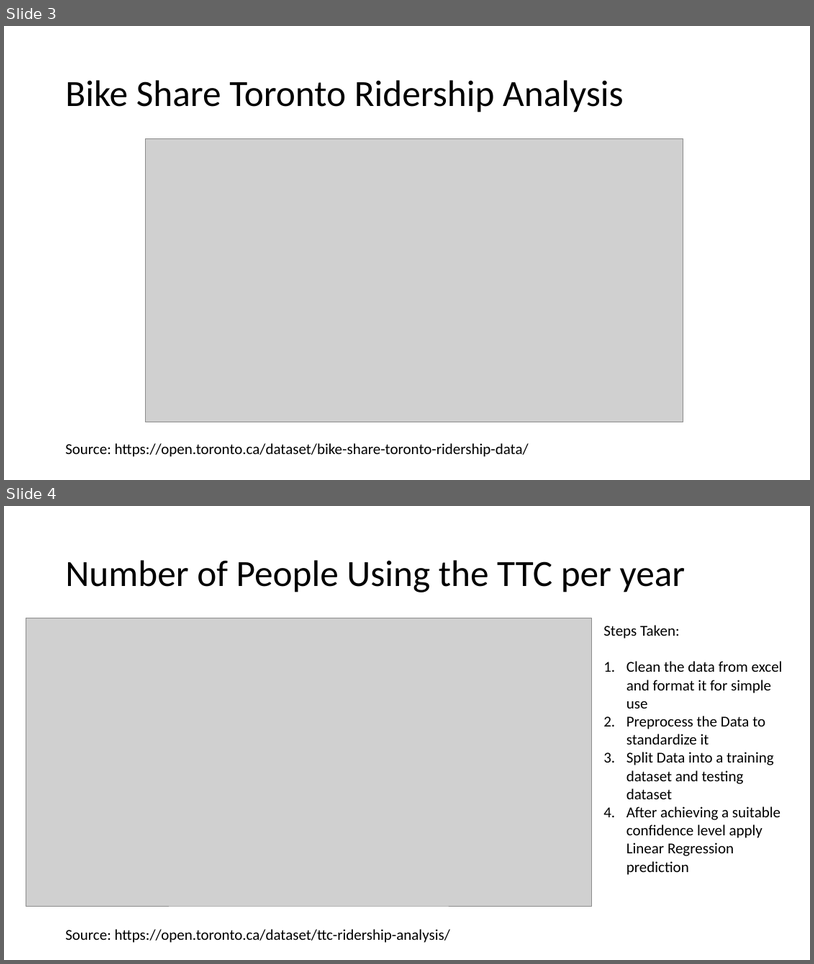
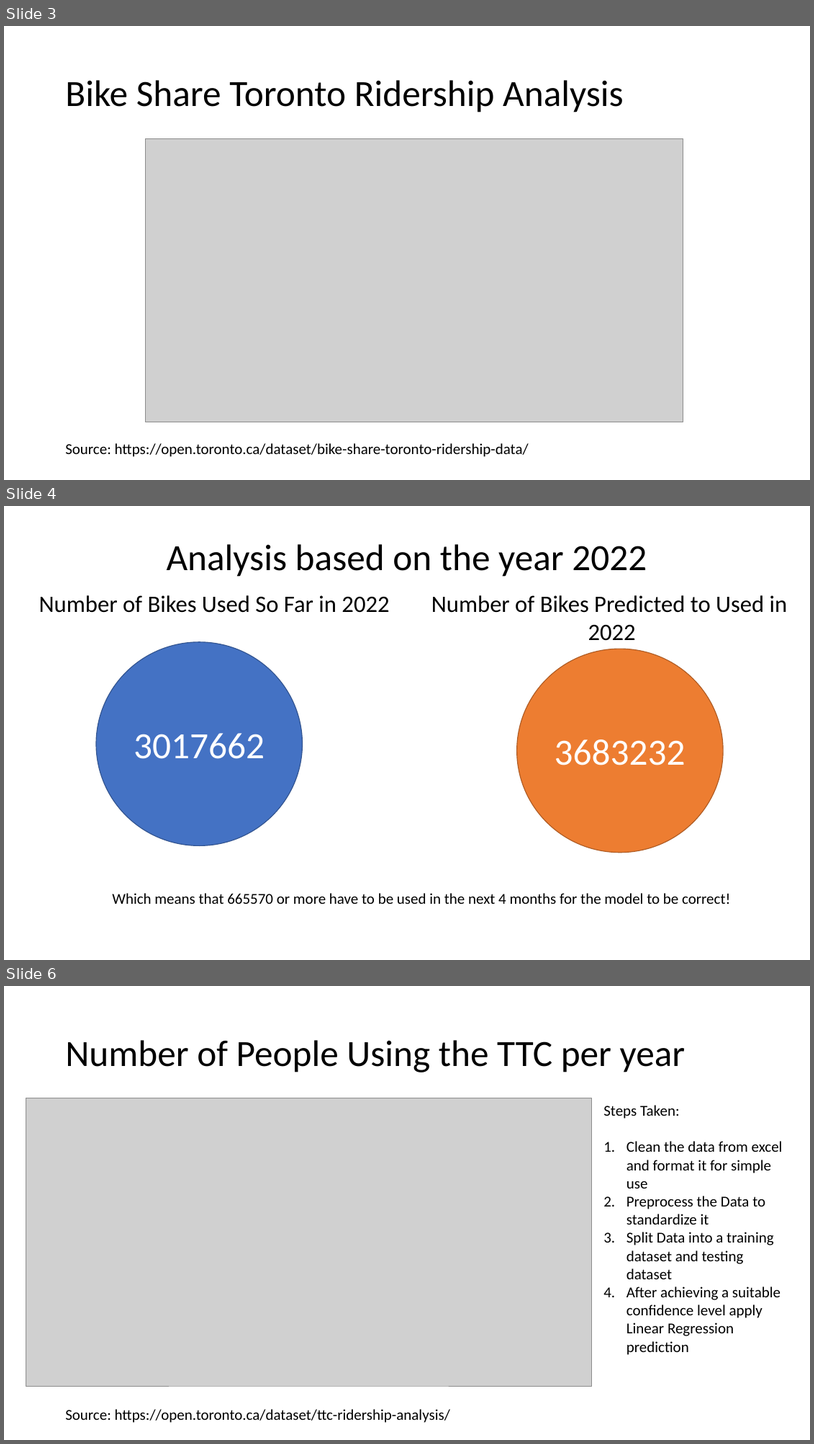
Before and after one commit to L-Pen/EY-case-comp-2022, a slide deck: Case 3 EY Liamo Pennimpede.pptx. Shown one above the other, each under a label of ours: slides 3 and 4 before the commit, slides 3, 4 and 6 after it; the slides between them are not shown. The pictures are 814x964 and 814x1444 pixels, drawn with LibreOffice and Linux fonts; fonts in the diff are those of the drawing; grey boxes stand for pictures. Boxes give left, top, right and bottom in pixels: in the first picture for what was removed or moved away, otherwise in the second. Text is boxed around its words. In the diff, an @@ line names an element or a change of style, - is before the commit and + after.

```diff
--- a/Case 3 EY Liamo Pennimpede.pptx
+++ b/Case 3 EY Liamo Pennimpede.pptx
@@ slide 4 added at [4,506,810,960], background #FFFFFF @@
@@ title added at [167,544,647,577], 44 pt, text #000000 @@
+Analysis based on the year 2022
@@ text added at [39,595,389,613], 28 pt, text #000000 @@
+Number of Bikes Used So Far in 2022
@@ text added at [432,595,788,641], 28 pt, text #000000 @@
+Number of Bikes Predicted to Used in
+2022
@@ ellipse added at [96,642,302,845], fill #4472C4, outline #325491 1 pt, 44 pt, text #FFFFFF @@
+3017662
@@ ellipse added at [517,649,723,852], fill #ED7D31, outline #AF5C24 1 pt, 44 pt, text #FFFFFF @@
+3683232
@@ text added at [112,893,730,903], 18 pt, text #000000 @@
+Which means that 665570 or more have to be used in the next 4 months for the model to be correct!
@@ what was slide 4 is now slide 6 @@
```
Also in this commit, not shown: 1 other slide added.
